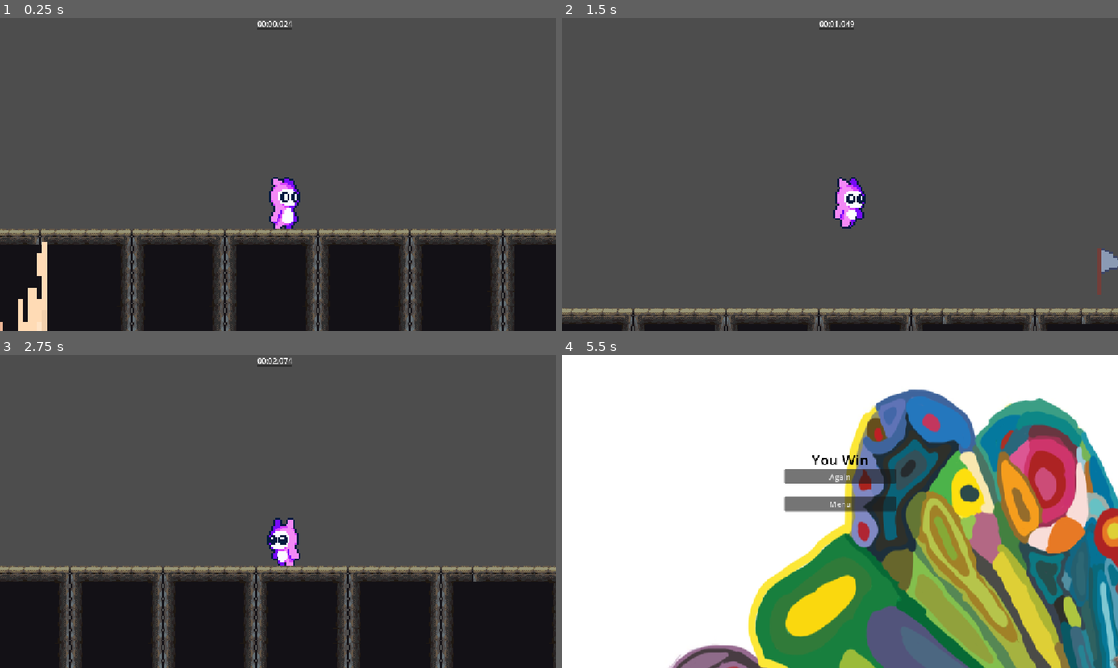
Above: before the commit, frames 1-4 (two rows, left to right).
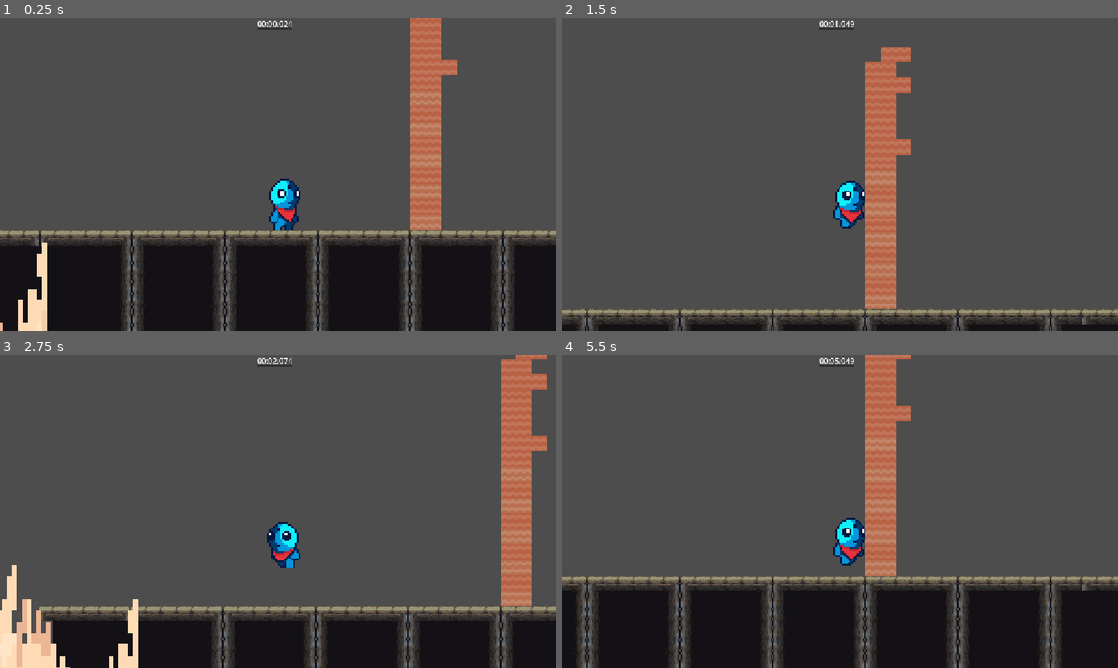
Above: after the commit, the same moments.

Repository: Yuco135/hc-jame-gam-game
Game: Godot game, scene res://Level 1/Scenes/level_1.tscn
Same seed, same stepped clock (60 frames per second), same inputs: the game is played once before the commit and once after it.
Inputs:
- Up to frame 1 (0.25 s): no input
- Up to frame 2 (1.5 s): tap Enter (ui_accept) at 0.5, 0.77 s; hold D (Right) from 0.53 s (still down); tap Q (Dash) at 0.6, 1.35 s
- Up to frame 3 (2.75 s): tap Enter (ui_accept) at 1.52 s; release D (Right) at 2.03 s; hold A (Left) from 2.03 s (still down); tap Q (Dash) at 2.1 s
- Up to frame 4 (5.5 s): release A (Left) at 2.78 s; hold D (Right) 2.78-4.28 s; tap Q (Dash) every 0.75 s from 2.85 to 5.1 s; tap Enter (ui_accept) at 3.02, 3.77, 4.52 s; hold A (Left) 4.28-5.03 s; hold D (Right) from 5.03 s (still down)

The runs differ from the first frame. In frame 1, 7.1% of the frame differs, in the area x 0-100%, y 0-100%; in frame 2, 8.8%; in frame 3, 26%; in frame 4, 99%.

Commit message:
Replaced art and added wall jump
More jumps

Diff:
--- a/Level 1/Scenes/level_1.tscn
+++ b/Level 1/Scenes/level_1.tscn
@@ -3841,7 +3841,7 @@
 position = Vector2(1965, 1227)
 
 [node name="TileMap" parent="." unique_id=656518706 instance=ExtResource("4_nw8nc")]
-layer_0/tile_data = PackedInt32Array(5177399, 3735552, 3, 85 …(12827 unchanged characters)… 4, 1441847, 65539, 1, 1441848, 720899, 5)
+layer_0/tile_data = PackedInt32Array(5177399, 3735552, 3, 85 …(12827 unchanged characters)… 4, 1441847, 65539, 1, 1441848, 720899, 5, 786452, 131072, 32, 720916, 131072, 31, 655380, 131072, 32, 589844, 131072, 31, 524308, 131072, 32, 524309, 131072, 32, 458773, 131072, 31, 393237, 131072, 32, 327701, 131072, 31, 262165, 131072, 32, 458772, 131072, 31, 393236, 131072, 32, 327700, 131072, 31, 262164, 131072, 32, 196628, 131072, 31, 196629, 131072, 31, 589845, 131072, 31, 655381, 131072, 32, 720917, 131072, 31, 786453, 131072, 32, 131092, 131072, 31, 131093, 131072, 31, 131094, 131072, 31, 65557, 131072, 31, 65556, 131072, 31, 20, 131072, 31, 21, 131072, 31, -65515, 131072, 31, -65516, 131072, 31, -131052, 131072, 31, -131051, 131072, 31, -131050, 131072, 31, -196587, 131072, 31, -196588, 131072, 31, -262123, 131072, 31, -262122, 131072, 31)
 
 [node name="TileMapSpike" type="TileMap" parent="." unique_id=838309754]
 tile_set = SubResource("TileSet_3sy6q")
--- a/Player/player.gd
+++ b/Player/player.gd
@@ -7,6 +7,10 @@
 
 const JUMP_VELOCITY = -450.0
 var jump_count = 0
+
+const wall_jump_pushback = 400
+const wall_slide_gravity = 50
+
 
 @onready var animated_sprite = $AnimatedSprite2D
 
@@ -22,6 +26,13 @@
 		jump_count += 1
 		velocity.y = JUMP_VELOCITY
 		animated_sprite.play("jump")
+	if is_on_wall() and Input.is_action_just_pressed("Right"):
+		velocity.y = JUMP_VELOCITY
+		velocity.x = -wall_jump_pushback
+	if is_on_wall() and Input.is_action_just_pressed("Left"):
+		velocity.y = JUMP_VELOCITY
+		velocity.x = wall_jump_pushback
+
 
 	if Input.is_action_just_pressed("Dash") and can_dash:
 		dashing = true
--- a/Player/player.tscn
+++ b/Player/player.tscn
@@ -1,9 +1,9 @@
 [gd_scene format=3 uid="uid://b00b4e6qhqayl"]
 
 [ext_resource type="Script" uid="uid://3gv30l2swtxk" path="res://Player/player.gd" id="1_quswe"]
-[ext_resource type="Texture2D" uid="uid://c1pc0xvt42frg" path="res://Player/free-pixel-art-tiny-hero-sprites/1 Pink_Monster/Pink_Monster_Idle_4.png" id="2_gwnis"]
-[ext_resource type="Texture2D" uid="uid://b1ndk2r4bwgg5" path="res://Player/free-pixel-art-tiny-hero-sprites/1 Pink_Monster/Pink_Monster_Jump_8.png" id="3_k53q1"]
-[ext_resource type="Texture2D" uid="uid://dsq65oj3svlga" path="res://Player/free-pixel-art-tiny-hero-sprites/1 Pink_Monster/Pink_Monster_Run_6.png" id="4_fhl08"]
+[ext_resource type="Texture2D" uid="uid://4vn8ayk1bne0" path="res://Player/free-pixel-art-tiny-hero-sprites/3 Dude_Monster/Dude_Monster_Idle_4.png" id="2_gwnis"]
+[ext_resource type="Texture2D" uid="uid://ilosfj3ieplh" path="res://Player/free-pixel-art-tiny-hero-sprites/3 Dude_Monster/Dude_Monster_Jump_8.png" id="3_k53q1"]
+[ext_resource type="Texture2D" uid="uid://t051jab02eyu" path="res://Player/free-pixel-art-tiny-hero-sprites/3 Dude_Monster/Dude_Monster_Run_6.png" id="4_fhl08"]
 
 [sub_resource type="AtlasTexture" id="AtlasTexture_vtle1"]
 atlas = ExtResource("2_gwnis")
@@ -150,7 +150,7 @@
 }]
 
 [sub_resource type="RectangleShape2D" id="RectangleShape2D_w11f4"]
-size = Vector2(124, 204)
+size = Vector2(130, 198)
 
 [node name="player" type="CharacterBody2D" unique_id=220968066]
 position = Vector2(459, 351)
@@ -162,10 +162,10 @@
 scale = Vector2(7.625002, 8.03125)
 sprite_frames = SubResource("SpriteFrames_3sy6q")
 animation = &"jump"
-frame_progress = 0.919291
+frame_progress = 0.66154724
 
 [node name="CollisionShape2D" type="CollisionShape2D" parent="." unique_id=1319034345]
-position = Vector2(34, 124)
+position = Vector2(39, 131)
 shape = SubResource("RectangleShape2D_w11f4")
 
 [node name="Camera2D" type="Camera2D" parent="." unique_id=518127805]
Binary file removed: Art/Player/nathan caterpillar pixel art.png
Not shown, removed: Art/Player/nathan caterpillar pixel art.png.import
Binary file removed: Player/free-pixel-art-tiny-hero-sprites/1 Pink_Monster/Double_Jump_Dust_5.png
Not shown, removed: Player/free-pixel-art-tiny-hero-sprites/1 Pink_Monster/Double_Jump_Dust_5.png.import
Binary file removed: Player/free-pixel-art-tiny-hero-sprites/1 Pink_Monster/Pink_Monster.png
Not shown, removed: Player/free-pixel-art-tiny-hero-sprites/1 Pink_Monster/Pink_Monster.png.import
Binary file removed: Player/free-pixel-art-tiny-hero-sprites/1 Pink_Monster/Pink_Monster_Attack1_4.png
Not shown, removed: Player/free-pixel-art-tiny-hero-sprites/1 Pink_Monster/Pink_Monster_Attack1_4.png.import
Binary file removed: Player/free-pixel-art-tiny-hero-sprites/1 Pink_Monster/Pink_Monster_Attack2_6.png
Not shown, removed: Player/free-pixel-art-tiny-hero-sprites/1 Pink_Monster/Pink_Monster_Attack2_6.png.import
Binary file removed: Player/free-pixel-art-tiny-hero-sprites/1 Pink_Monster/Pink_Monster_Climb_4.png
Not shown, removed: Player/free-pixel-art-tiny-hero-sprites/1 Pink_Monster/Pink_Monster_Climb_4.png.import
(and 60 more such lines)
